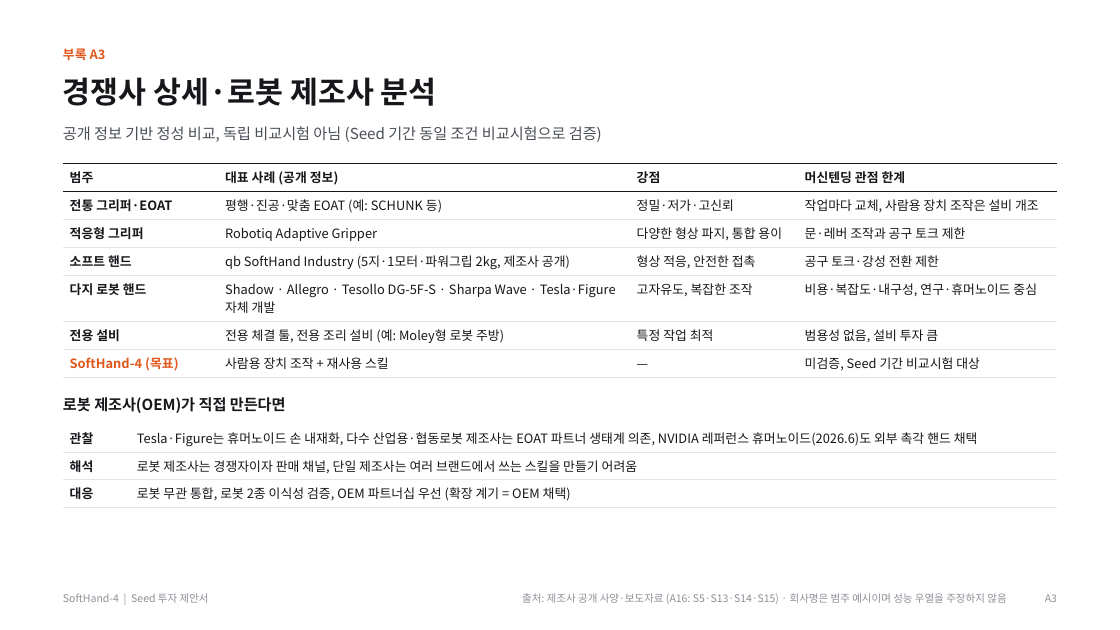
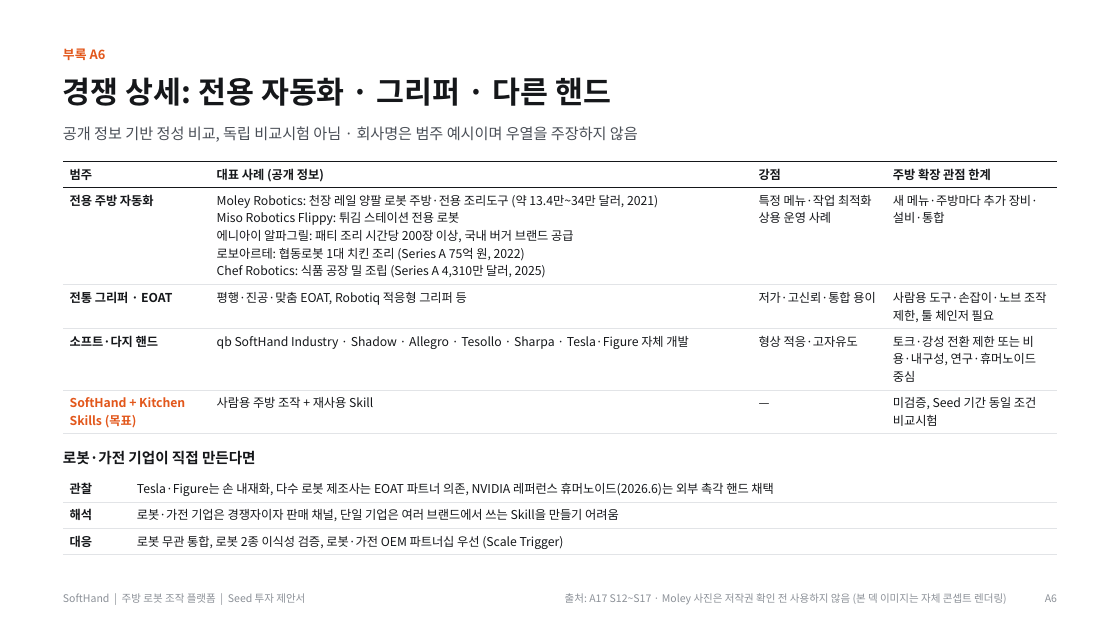
Before and after one commit to kimdonghyun2789-hash/D, a slide deck: slide 21 of SoftHand_Founding_Seed_IR_Deck_Final.pptx (slide 20 before the commit). Drawn at 1120x630 pixels with LibreOffice and Linux fonts; fonts in the diff are those of the drawing. Boxes give left, top, right and bottom in pixels: in the first picture for what was removed or moved away, otherwise in the second. Text is boxed around its words. In the diff, an @@ line names an element or a change of style, - is before the commit and + after.

```diff
--- a/SoftHand_Founding_Seed_IR_Deck_Final.pptx
+++ b/SoftHand_Founding_Seed_IR_Deck_Final.pptx
@@ text at (x1=63, y1=48, x2=106, y2=60): text changed @@
-부록 A3
+부록 A6
@@ text at (x1=63, y1=77, x2=611, y2=106): text changed @@
-경쟁사 상세·로봇 제조사 분석
+경쟁 상세: 전용 자동화 · 그리퍼 · 다른 핸드
@@ text at (x1=63, y1=126, x2=638, y2=142): text changed @@
-공개 정보 기반 정성 비교, 독립 비교시험 아님 (Seed 기간 동일 조건 비교시험으로 검증)
+공개 정보 기반 정성 비교, 독립 비교시험 아님 · 회사명은 범주 예시이며 우열을 주장하지 않음
@@ table at (x1=63, y1=161, x2=1057, y2=434) @@
-row 1: 범주 | 대표 사례 (공개 정보) | 강점 | 머신텐딩 관점 한계
-row 2: 전통 그리퍼·EOAT | 평행·진공·맞춤 EOAT (예: SCHUNK 등) | 정밀·저가·고신뢰 | 작업마다 교체, 사람용 장치 조작은 설비 개조
-row 3: 적응형 그리퍼 | Robotiq Adaptive Gripper | 다양한 형상 파지, 통합 용이 | 문·레버 조작과 공구 토크 제한
-row 4: 소프트 핸드 | qb SoftHand Industry (5지·1모터·파워그립 2kg, 제조사 공개) | 형상 적응, 안전한 접촉 | 공구 토크·강성 전환 제한
-row 5: 다지 로봇 핸드 | Shadow · Allegro · Tesollo DG-5F-S · Sharpa Wave · Tesla·Figure 자체 개발 | 고자유도, 복잡한 조작 | 비용·복잡도·내구성, 연구·휴머노이드 중심
-row 6: 전용 설비 | 전용 체결 툴, 전용 조리 설비 (예: Moley형 로봇 주방) | 특정 작업 최적 | 범용성 없음, 설비 투자 큼
-row 7: SoftHand-4 (목표) | 사람용 장치 조작 + 재사용 스킬 | — | 미검증, Seed 기간 비교시험 대상
+row 1: 범주 | 대표 사례 (공개 정보) | 강점 | 주방 확장 관점 한계
+row 2: 전용 주방 자동화 | Moley Robotics: 천장 레일 양팔 로봇 주방·전용 조리도구 (약 13.4만~34만 달러, 2021) / Miso Robotics Flippy: 튀김 스테이션 전용 로봇 / 에니아이 알파그릴: 패티 조리 시간당 200장 이상, 국내 버거 브랜드 공급 / 로보아르테: 협동로봇 1대 치킨 조리 (Series A 75억 원, 2022) / Chef Robotics: 식품 공장 밀 조립 (Series A 4,310만 달러, 2025) | 특정 메뉴·작업 최적화 / 상용 운영 사례 | 새 메뉴·주방마다 추가 장비·설비·통합
+row 3: 전통 그리퍼 · EOAT | 평행·진공·맞춤 EOAT, Robotiq 적응형 그리퍼 등 | 저가·고신뢰·통합 용이 | 사람용 도구·손잡이·노브 조작 제한, 툴 체인저 필요
+row 4: 소프트·다지 핸드 | qb SoftHand Industry · Shadow · Allegro · Tesollo · Sharpa · Tesla·Figure 자체 개발 | 형상 적응·고자유도 | 토크·강성 전환 제한 또는 비용·내구성, 연구·휴머노이드 중심
+row 5: SoftHand + Kitchen Skills (목표) | 사람용 주방 조작 + 재사용 Skill | — | 미검증, Seed 기간 동일 조건 비교시험
@@ table at (x1=63, y1=476, x2=1057, y2=555) @@
-row 1, column 2: Tesla·Figure는 휴머노이드 손 내재화, 다수 산업용·협동로봇 제조사는 EOAT 파트너 생태계 의존, NVIDIA 레퍼런스 휴머노이드(2026.6)도 외부 촉각 핸드 채택
+row 1, column 2: Tesla·Figure는 손 내재화, 다수 로봇 제조사는 EOAT 파트너 의존, NVIDIA 레퍼런스 휴머노이드(2026.6)는 외부 촉각 핸드 채택
-row 2, column 2: 로봇 제조사는 경쟁자이자 판매 채널, 단일 제조사는 여러 브랜드에서 쓰는 스킬을 만들기 어려움
+row 2, column 2: 로봇·가전 기업은 경쟁자이자 판매 채널, 단일 기업은 여러 브랜드에서 쓰는 Skill을 만들기 어려움
-row 3, column 2: 로봇 무관 통합, 로봇 2종 이식성 검증, OEM 파트너십 우선 (확장 계기 = OEM 채택)
+row 3, column 2: 로봇 무관 통합, 로봇 2종 이식성 검증, 로봇·가전 OEM 파트너십 우선 (Scale Trigger)
@@ size 11 to 10.5 pt in "관찰", "해석", "대응" @@
@@ table resized from (x1=63, y1=424, x2=1057, y2=507) to (x1=63, y1=476, x2=1057, y2=555) @@
@@ text at (x1=63, y1=450, x2=256, y2=465): text changed; size 13 to 12.5 pt @@
-로봇 제조사(OEM)가 직접 만든다면
+로봇·가전 기업이 직접 만든다면
@@ text at (x1=63, y1=593, x2=305, y2=603): text changed @@
-SoftHand-4 | Seed 투자 제안서
+SoftHand | 주방 로봇 조작 플랫폼 | Seed 투자 제안서
@@ text at (x1=565, y1=593, x2=1006, y2=605): text changed @@
-출처: 제조사 공개 사양·보도자료 (A16: S5·S13·S14·S15) · 회사명은 범주 예시이며 성능 우열을 주장하지 않음
+출처: A17 S12~S17 · Moley 사진은 저작권 확인 전 사용하지 않음 (본 덱 이미지는 자체 콘셉트 렌더링)
@@ text at (x1=1045, y1=594, x2=1057, y2=602): text changed @@
-A3
+A6
```
Also in this commit, not shown: 16 other slides changed, 15 slides added, 16 slides removed, 31 other files.
